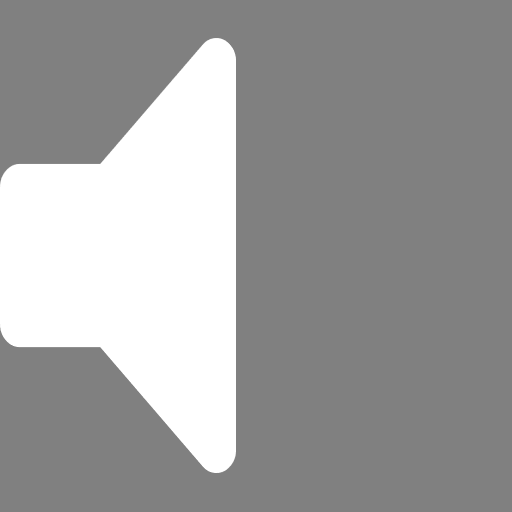
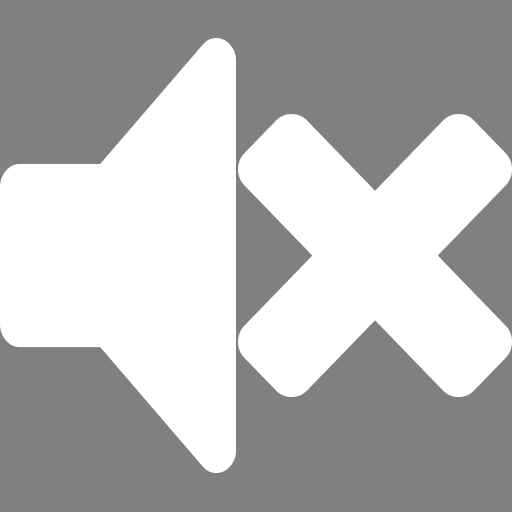
Two versions of the same layered image (512x512). Layer-by-layer changes:
pixels changed over [238, 114, 512, 397] (layer not identified)
